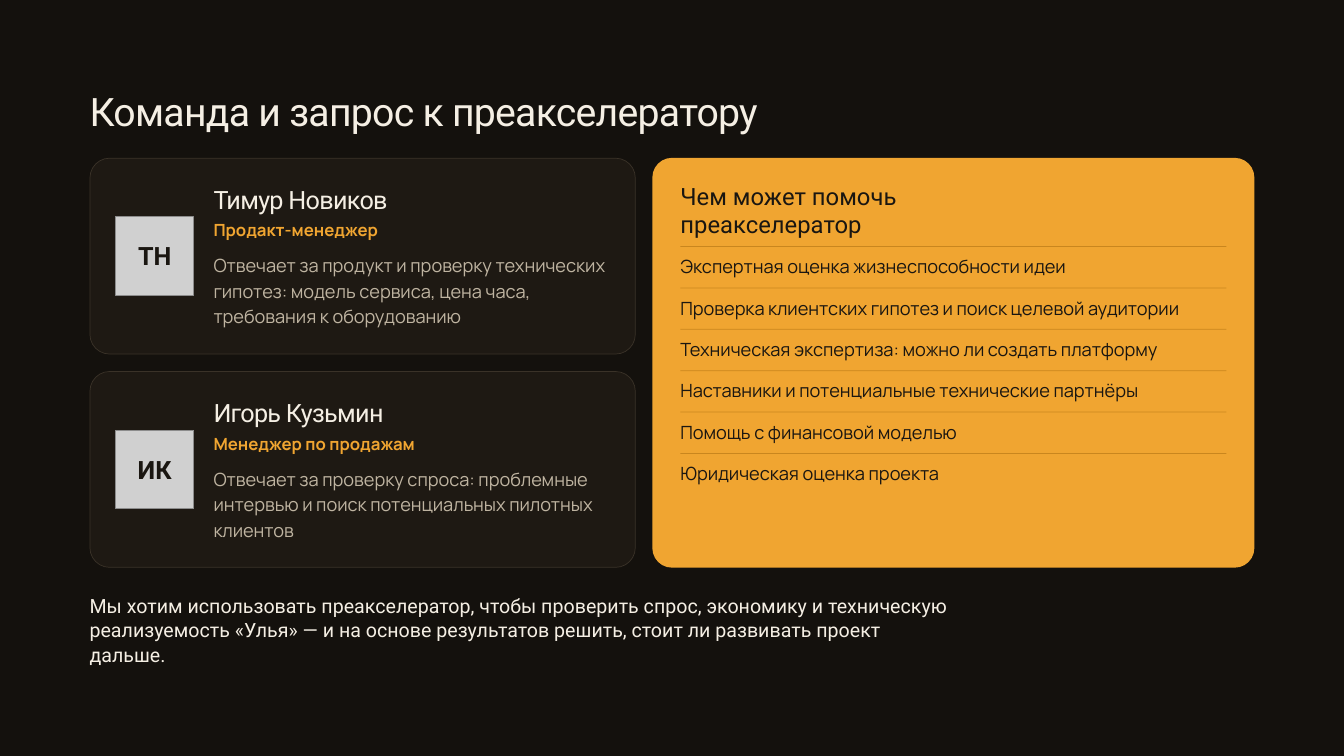
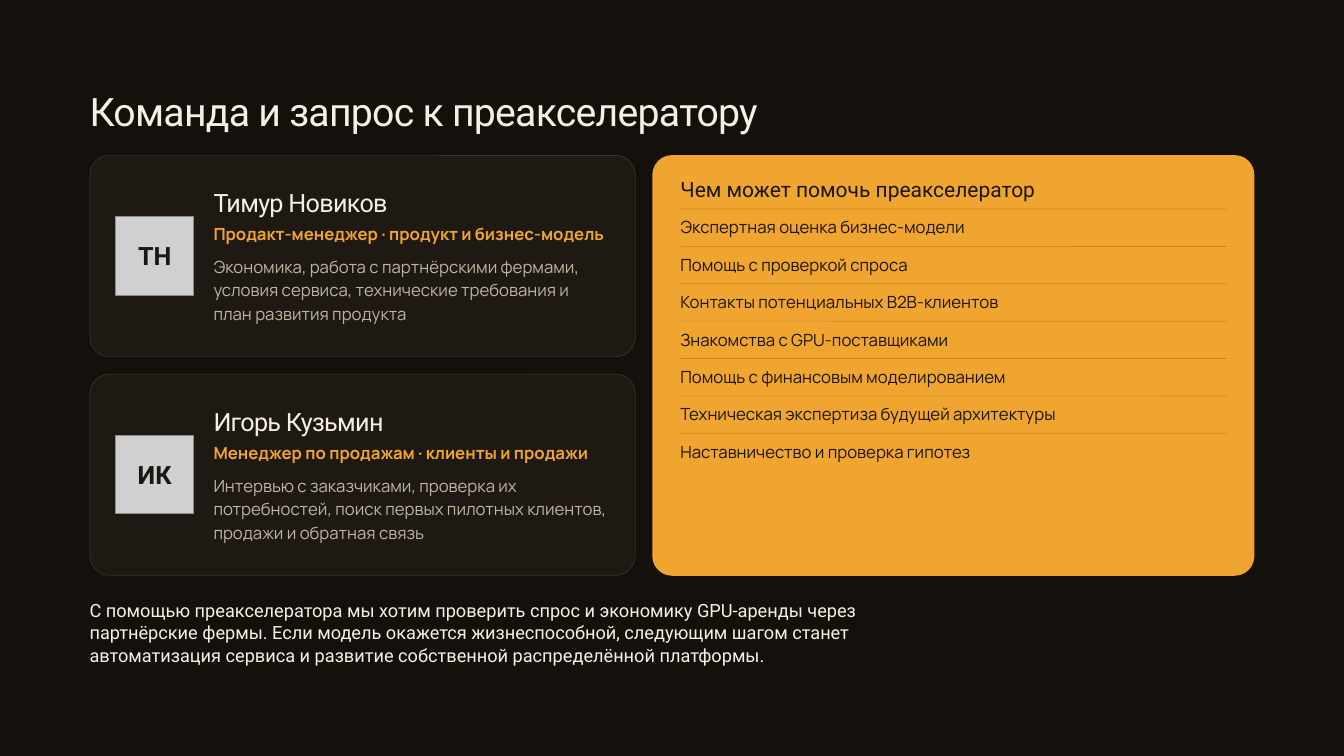
Before and after one commit to fonor11/Main, a slide deck: slide 11 of Улей — презентация для преакселератора ВШМ.pptx. Drawn at 1344x756 pixels with LibreOffice and Linux fonts; fonts in the diff are those of the drawing; grey boxes stand for pictures. Boxes give left, top, right and bottom in pixels: in the first picture for what was removed or moved away, otherwise in the second. Text is boxed around its words. In the diff, an @@ line names an element or a change of style, - is before the commit and + after.

```diff
--- a/Улей — презентация для преакселератора ВШМ.pptx
+++ b/Улей — презентация для преакселератора ВШМ.pptx
@@ rounded rectangle: place and size @@
-rounded rectangle at (652,158,1254,569)
+rounded rectangle at (652,155,1254,576)
@@ text "Чем может помочь преакселератор" at (680,182,1035,202): size 17 to 15 pt; line spacing 19.6pt to 1; vertical alignment top to middle @@
@@ text at (214,227,604,244): text changed @@
-Продакт-менеджер
+Продакт-менеджер · продукт и бизнес-модель
@@ text at (680,220,964,237): text changed; size 13 to 12 pt @@
-Экспертная оценка жизнеспособности идеи
+Экспертная оценка бизнес-модели
@@ text at (214,260,579,324): text changed; size 13 to 12 pt @@
-Отвечает за продукт и проверку технических
-гипотез: модель сервиса, цена часа,
-требования к оборудованию
+Экономика, работа с партнёрскими фермами,
+условия сервиса, технические требования и
+план развития продукта
@@ text at (680,258,907,275): text changed; size 13 to 12 pt @@
-Проверка клиентских гипотез и поиск целевой аудитории
+Помощь с проверкой спроса
@@ text at (680,295,998,310): text changed; size 13 to 12 pt @@
-Техническая экспертиза: можно ли создать платформу
+Контакты потенциальных B2B-клиентов
@@ line moved from (681, 330) - (1227, 330) to (681, 284) - (1227, 284) @@
@@ line moved from (681, 371) - (1227, 371) to (681, 322) - (1227, 322) @@
@@ text at (680,333,948,348): text changed; size 13 to 12 pt @@
-Наставники и потенциальные технические партнёры
+Знакомства с GPU-поставщиками
@@ line moved from (681, 412) - (1227, 412) to (681, 359) - (1227, 359) @@
@@ proportions changed in 3 elements at (90,155,635,357), (652,155,1254,576), (90,374,635,576) @@
@@ rounded rectangle: place and size @@
-rounded rectangle at (90,372,635,568)
+rounded rectangle at (90,374,635,576)
@@ text at (680,371,1005,387): text changed; size 13 to 12 pt @@
-Помощь с финансовой моделью
+Помощь с финансовым моделированием
@@ text "Игорь Кузьмин": place and size @@
-text "Игорь Кузьмин" at (214,404,384,428)
+text "Игорь Кузьмин" at (214,413,384,437)
@@ text at (680,407,1055,424): text changed; size 13 to 12 pt @@
-Юридическая оценка проекта
+Техническая экспертиза будущей архитектуры
@@ line moved from (681, 454) - (1227, 454) to (681, 396) - (1227, 396) @@
@@ text "ИК": place and size @@
-text "ИК" at (138,461,172,479)
+text "ИК" at (138,466,172,484)
@@ picture: place and size @@
-picture at (116,431,195,509)
+picture at (116,436,195,514)
@@ text at (214,447,588,463): text changed @@
-Менеджер по продажам
+Менеджер по продажам · клиенты и продажи
@@ text added at (680,446,970,462), 12 pt, text #1A1611 @@
+Наставничество и проверка гипотез
@@ line added from (681, 434) to (1227, 434), #C9861E 0.5 pt @@
@@ text at (214,480,606,543): text changed; size 13 to 12 pt @@
-Отвечает за проверку спроса: проблемные
-интервью и поиск потенциальных пилотных
-клиентов
+Интервью с заказчиками, проверка их
+потребностей, поиск первых пилотных клиентов,
+продажи и обратная связь
@@ text at (90,604,856,666): text changed; size 14 to 13 pt @@
-Мы хотим использовать преакселератор, чтобы проверить спрос, экономику и техническую
-реализуемость «Улья» — и на основе результатов решить, стоит ли развивать проект
-дальше.
+С помощью преакселератора мы хотим проверить спрос и экономику GPU-аренды через
+партнёрские фермы. Если модель окажется жизнеспособной, следующим шагом станет
+автоматизация сервиса и развитие собственной распределённой платформы.
```
Also in this commit, not shown: 5 other slides changed, 4 slides added, 4 slides removed, 2 other files.
